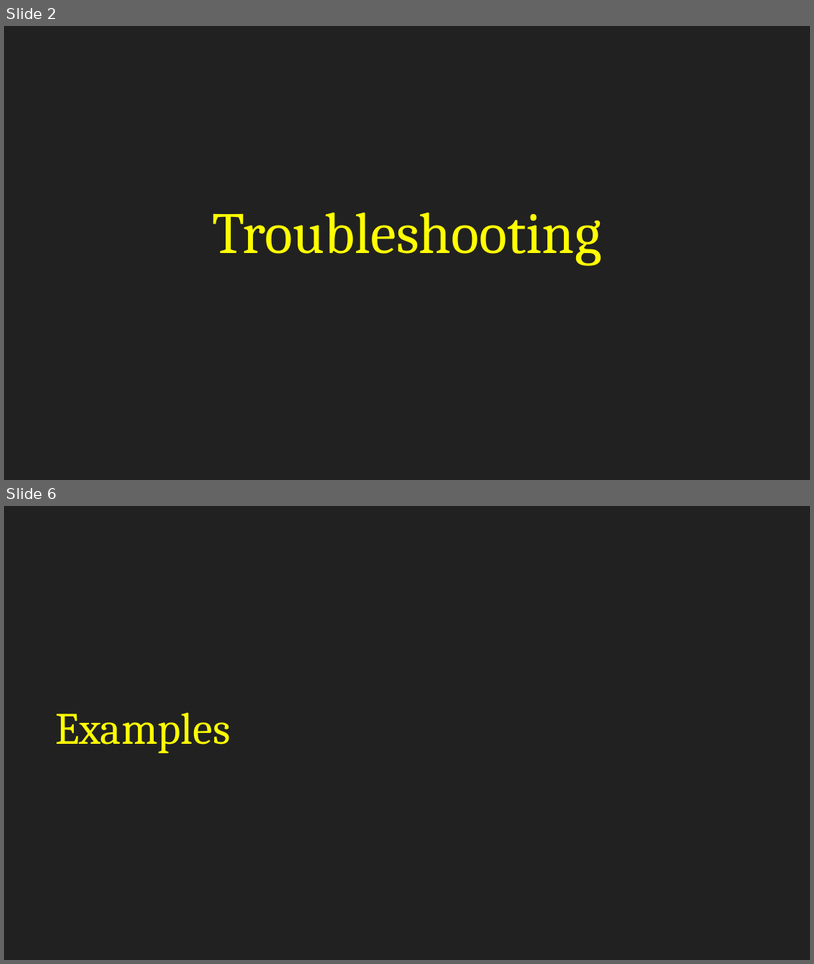
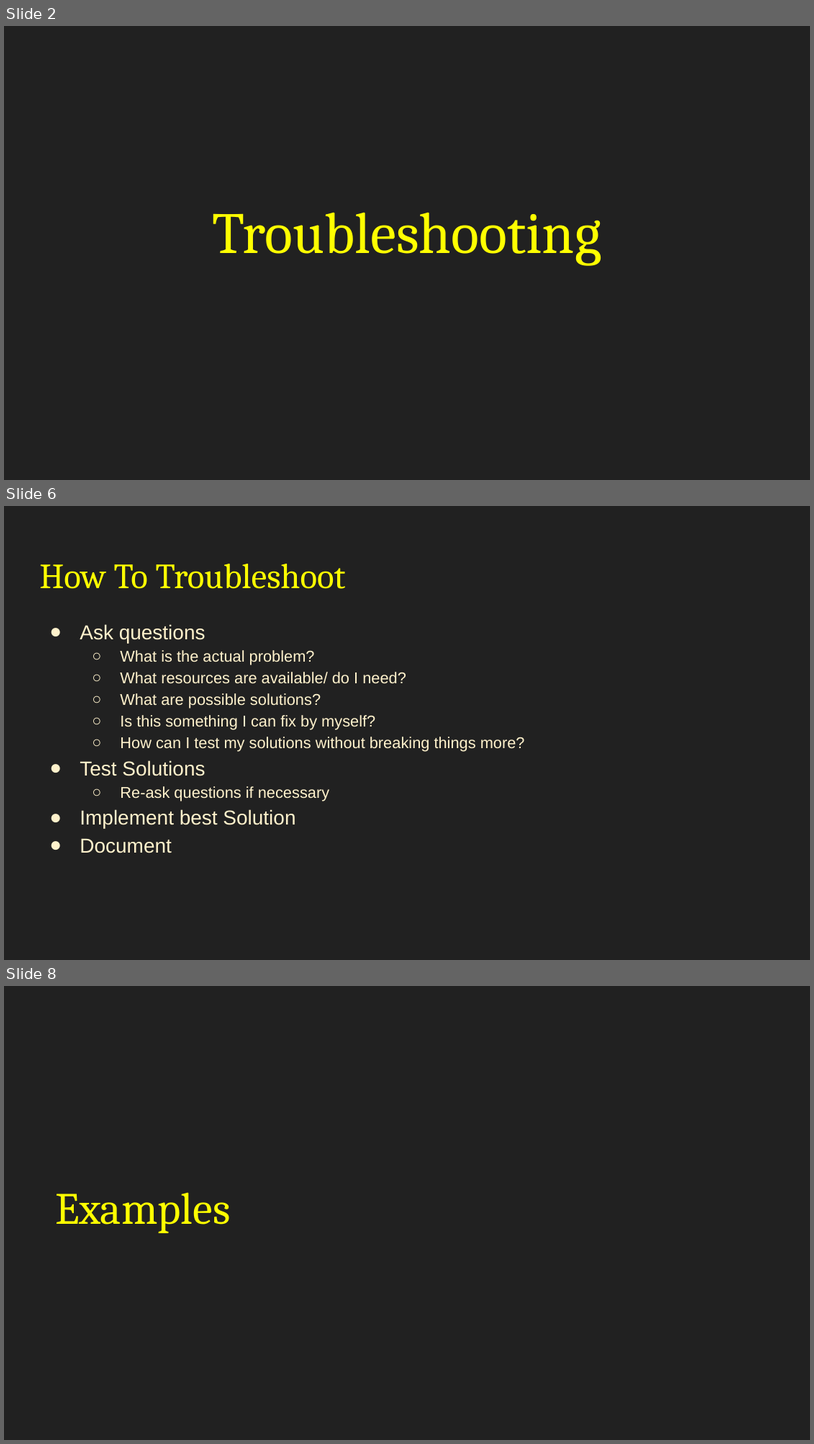
Before and after one commit to BYU-ITCSA/Dark-Mode, a slide deck: Lesson 4: Troubleshooting/Troubleshooting.pptx. Shown one above the other, each under a label of ours: slides 2 and 6 before the commit, slides 2, 6 and 8 after it; the slides between them are not shown. The pictures are 814x964 and 814x1444 pixels, drawn with LibreOffice and Linux fonts; fonts in the diff are those of the drawing. Boxes give left, top, right and bottom in pixels: in the first picture for what was removed or moved away, otherwise in the second. Text is boxed around its words. In the diff, an @@ line names an element or a change of style, - is before the commit and + after.

```diff
--- a/Lesson 4: Troubleshooting/Troubleshooting.pptx
+++ b/Lesson 4: Troubleshooting/Troubleshooting.pptx
@@ slide 6 added at (x1=4, y1=506, x2=810, y2=960), background #212121 @@
@@ title added at (x1=39, y1=564, x2=346, y2=589), 31.5 pt, text #FFFF00 @@
+How To Troubleshoot
@@ text added at (x1=80, y1=624, x2=525, y2=853), 14 pt, text #FFF2CC @@
+● Ask questions
+  ○ What is the actual problem?
+  ○ What resources are available/ do I need?
+  ○ What are possible solutions?
+  ○ Is this something I can fix by myself?
+  ○ How can I test my solutions without breaking things more?
+● Test Solutions
+  ○ Re-ask questions if necessary
+● Implement best Solution
+● Document
@@ what was slide 6 is now slide 8 @@
```
Also in this commit, not shown: 3 slides changed, 5 other slides added, 1 slide removed.
